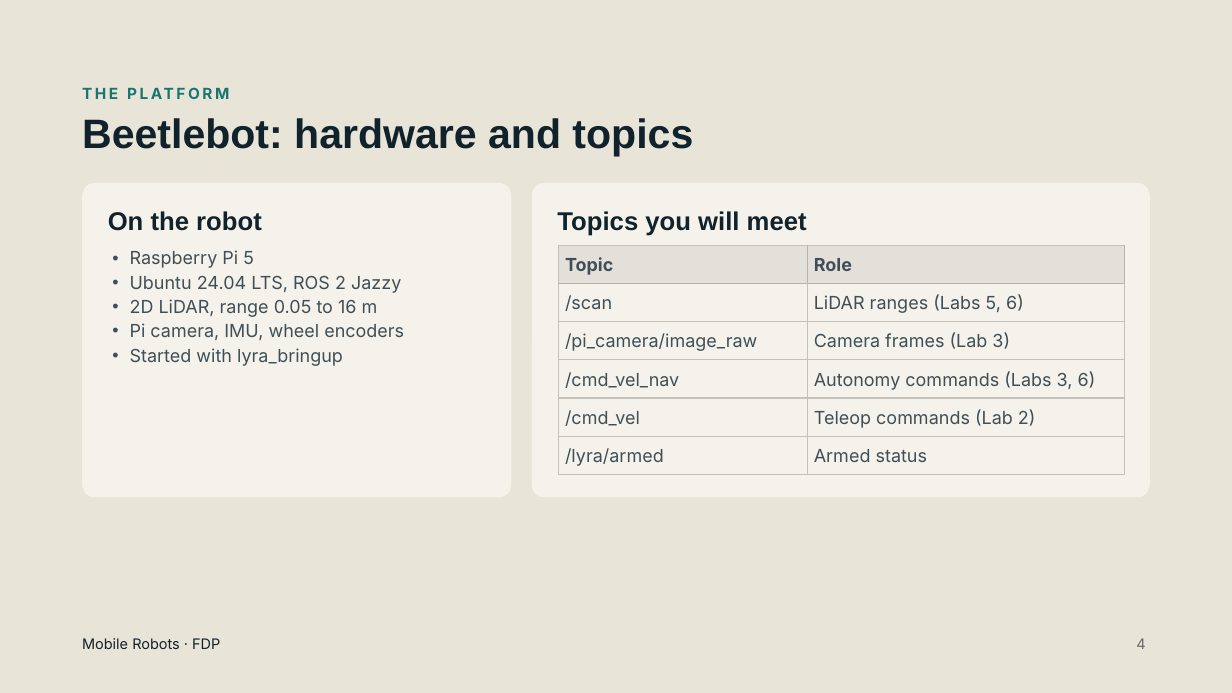
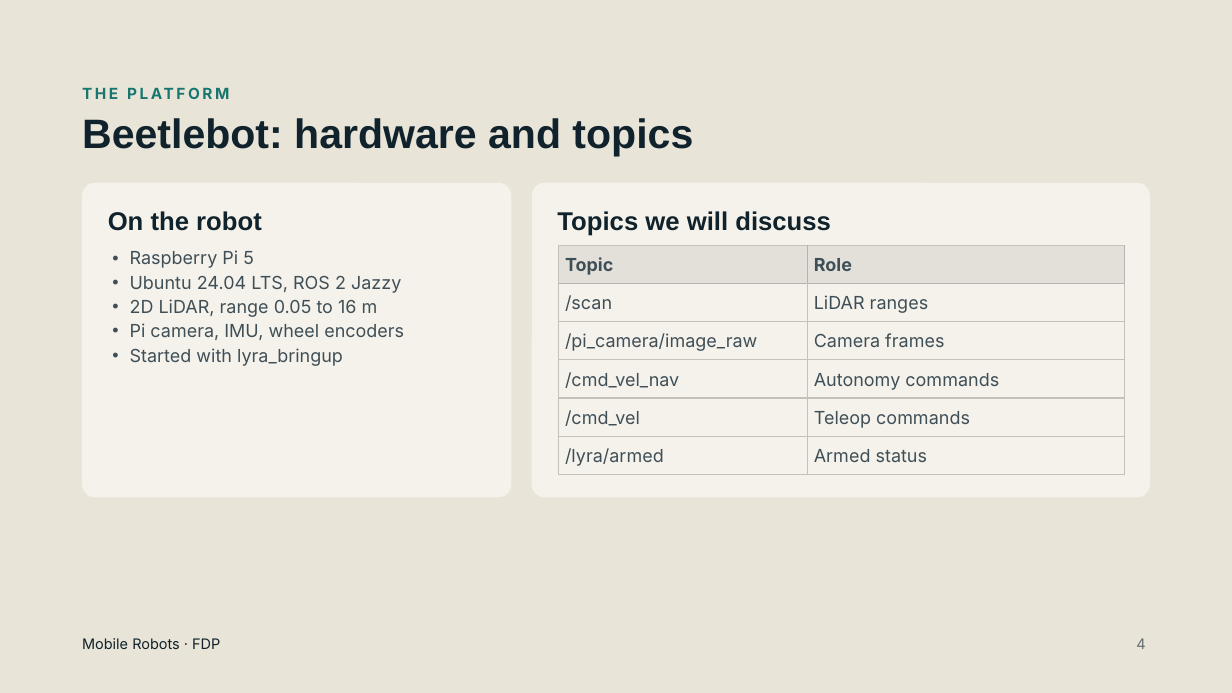
Before and after one commit to HariniSriraman/FDP-Mobile-Robot, a slide deck: slide 4 of FDP-MobileRobots.pptx. Drawn at 1232x693 pixels with LibreOffice and Linux fonts; fonts in the diff are those of the drawing. Boxes give left, top, right and bottom in pixels: in the first picture for what was removed or moved away, otherwise in the second. Text is boxed around its words. In the diff, an @@ line names an element or a change of style, - is before the commit and + after.

```diff
--- a/FDP-MobileRobots.pptx
+++ b/FDP-MobileRobots.pptx
@@ text at [557, 211, 831, 236]: text changed @@
-Topics you will meet
+Topics we will discuss
@@ table at [559, 246, 1125, 474] @@
-row 2, column 2: LiDAR ranges (Labs 5, 6)
+row 2, column 2: LiDAR ranges
-row 3, column 2: Camera frames (Lab 3)
+row 3, column 2: Camera frames
-row 4, column 2: Autonomy commands (Labs 3, 6)
+row 4, column 2: Autonomy commands
-row 5, column 2: Teleop commands (Lab 2)
+row 5, column 2: Teleop commands
```
Also in this commit, not shown: 19 other slides changed, 3 slides removed.
